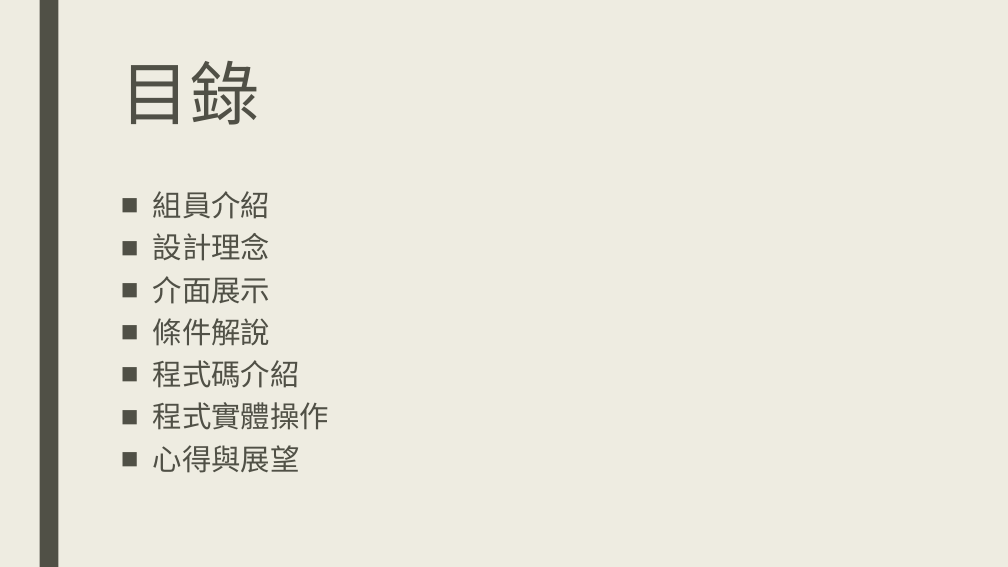
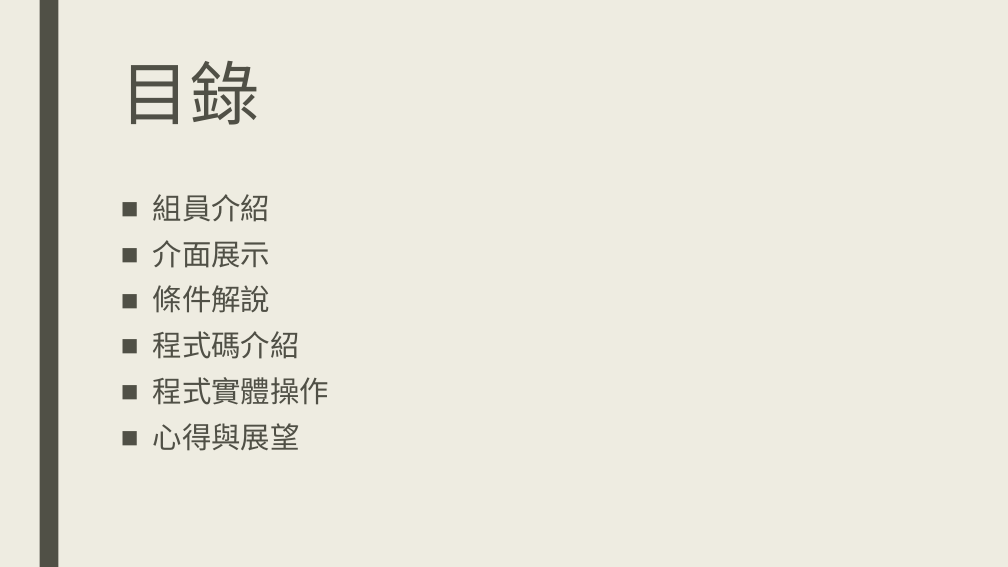
Before and after one commit to DanTsai0903/Stock-King-Project, a slide deck: slide 2 of 商管程式報告.pptx. Drawn at 1008x567 pixels with LibreOffice and Linux fonts; fonts in the diff are those of the drawing. Boxes give left, top, right and bottom in pixels: in the first picture for what was removed or moved away, otherwise in the second. Text is boxed around its words. In the diff, an @@ line names an element or a change of style, - is before the commit and + after.

```diff
--- a/商管程式報告.pptx
+++ b/商管程式報告.pptx
@@ text "組員介紹" at (153, 194, 329, 451): line spacing 0.84 to 0.94 @@
@@ text at (153, 233, 270, 261): paragraph removed @@
-■ 設計理念
```
Also in this commit, not shown: 1 slide removed.
